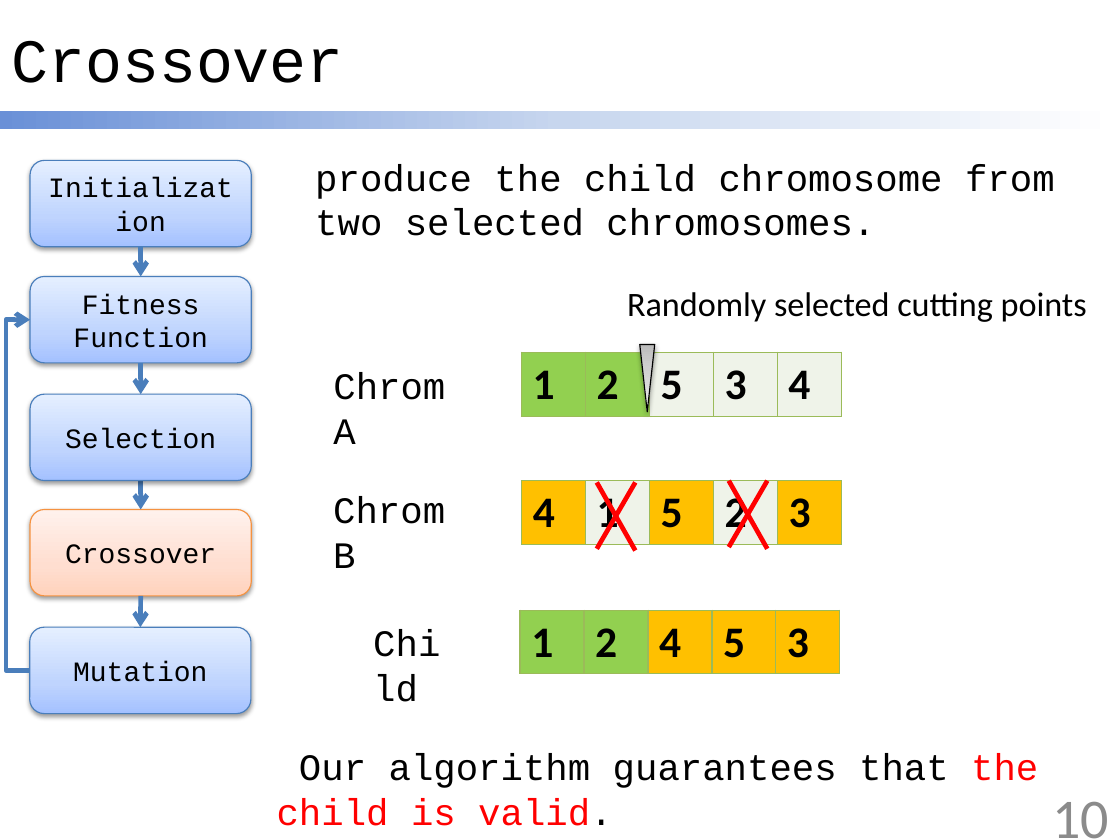
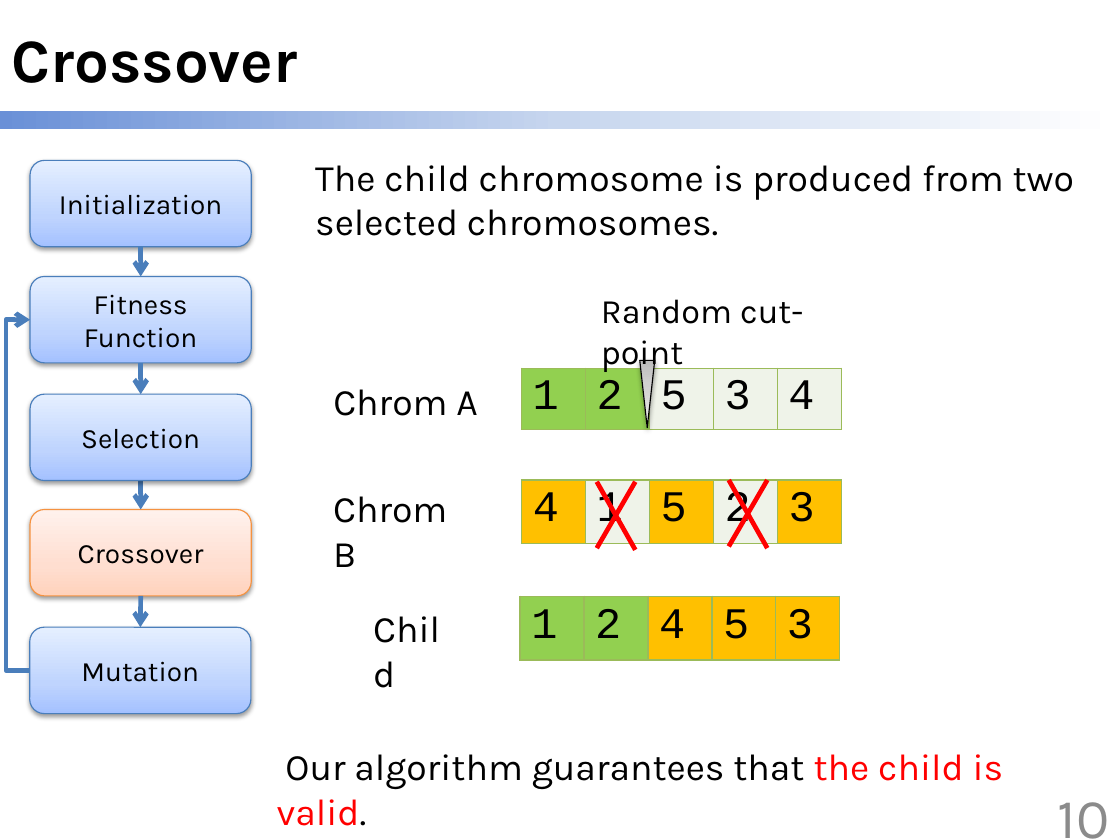
Before and after one commit to scomup/Genetic_Scheduler, a slide deck: slide 10 of ppt.pptx. Drawn at 1120x840 pixels with LibreOffice and Linux fonts; fonts in the diff are those of the drawing. Boxes give left, top, right and bottom in pixels: in the first picture for what was removed or moved away, otherwise in the second. Text is boxed around its words. In the diff, an @@ line names an element or a change of style, - is before the commit and + after.

```diff
--- a/ppt.pptx
+++ b/ppt.pptx
@@ title "Crossover" at box(11, 41, 298, 83): font Courier New to Karla, bold on @@
@@ text at box(315, 165, 1074, 236): text changed; font Courier New to Karla @@
-produce the child chromosome from two selected chromosomes.
+The child chromosome is produced from two selected chromosomes.
@@ text at box(601, 299, 803, 373): text changed; font Calibri to Karla @@
-Randomly selected cutting points
+Random cut-point
@@ font Courier New to Karla in 9 elements at box(30, 160, 251, 246), box(30, 277, 251, 363), box(30, 627, 251, 713), box(30, 510, 251, 596), box(30, 394, 251, 480), box(277, 754, 1004, 826), box(333, 496, 447, 567), box(362, 599, 470, 655), box(333, 389, 477, 416) @@
@@ table at box(522, 368, 841, 432) @@
@@ font Calibri to Courier New, bold off @@
@@ 1 table, 1 text, 1 triangle: place and size @@
-1 table, 1 text, 1 triangle at box(333, 345, 841, 444)
+1 table, 1 text, 1 triangle at box(333, 361, 841, 432)
@@ table at box(522, 480, 841, 544) @@
@@ font Calibri to Courier New, bold off @@
@@ text "Child": place and size @@
-text "Child" at box(277, 798, 389, 826)
+text "Child" at box(362, 599, 470, 655)
@@ table at box(520, 596, 839, 660) @@
@@ font Calibri to Courier New, bold off @@
@@ table: place and size @@
-table at box(520, 610, 839, 674)
+table at box(520, 596, 839, 660)
@@ page number at box(1058, 802, 1110, 839): font Calibri to Karla @@
```
Also in this commit, not shown: 16 other slides changed, 1 slide removed.
